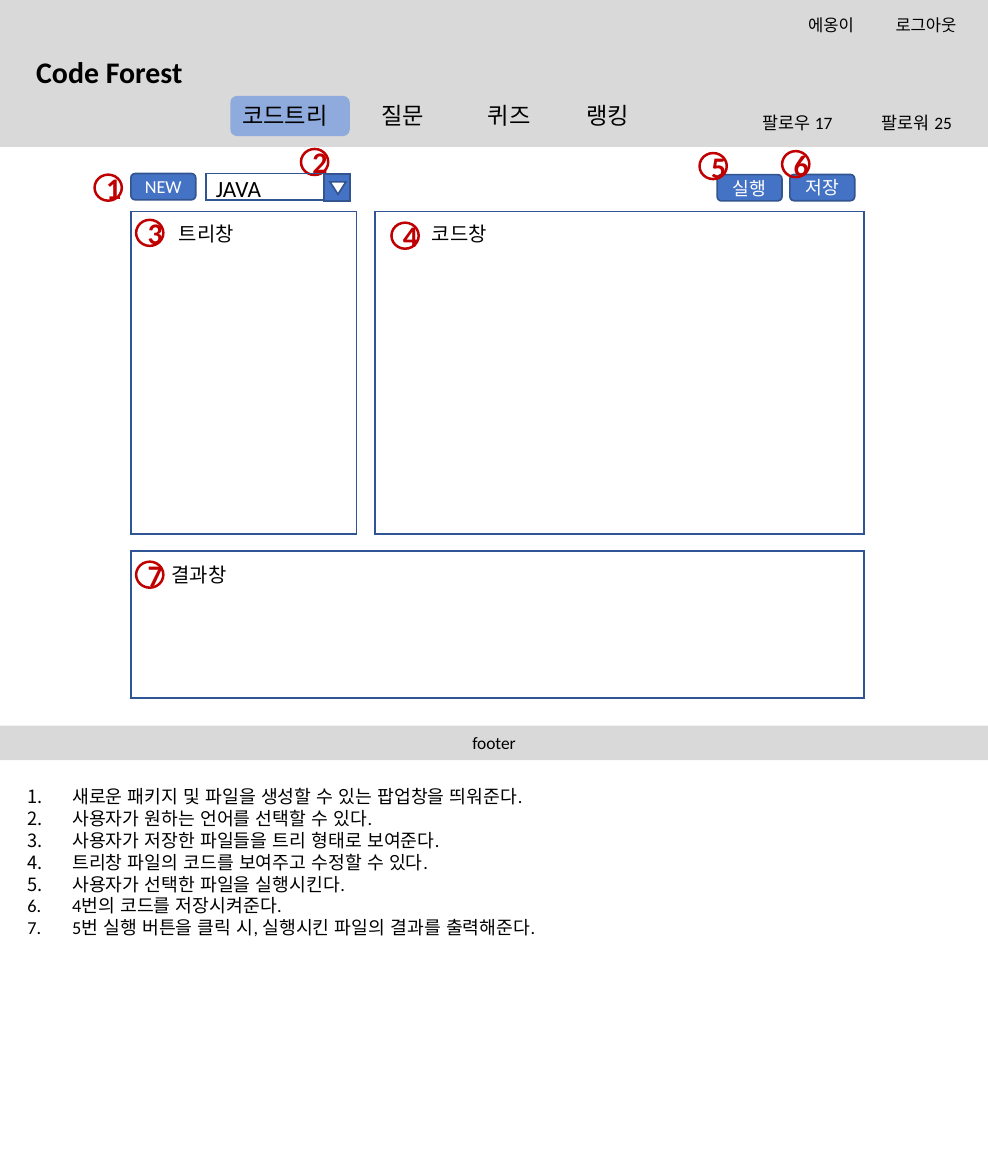
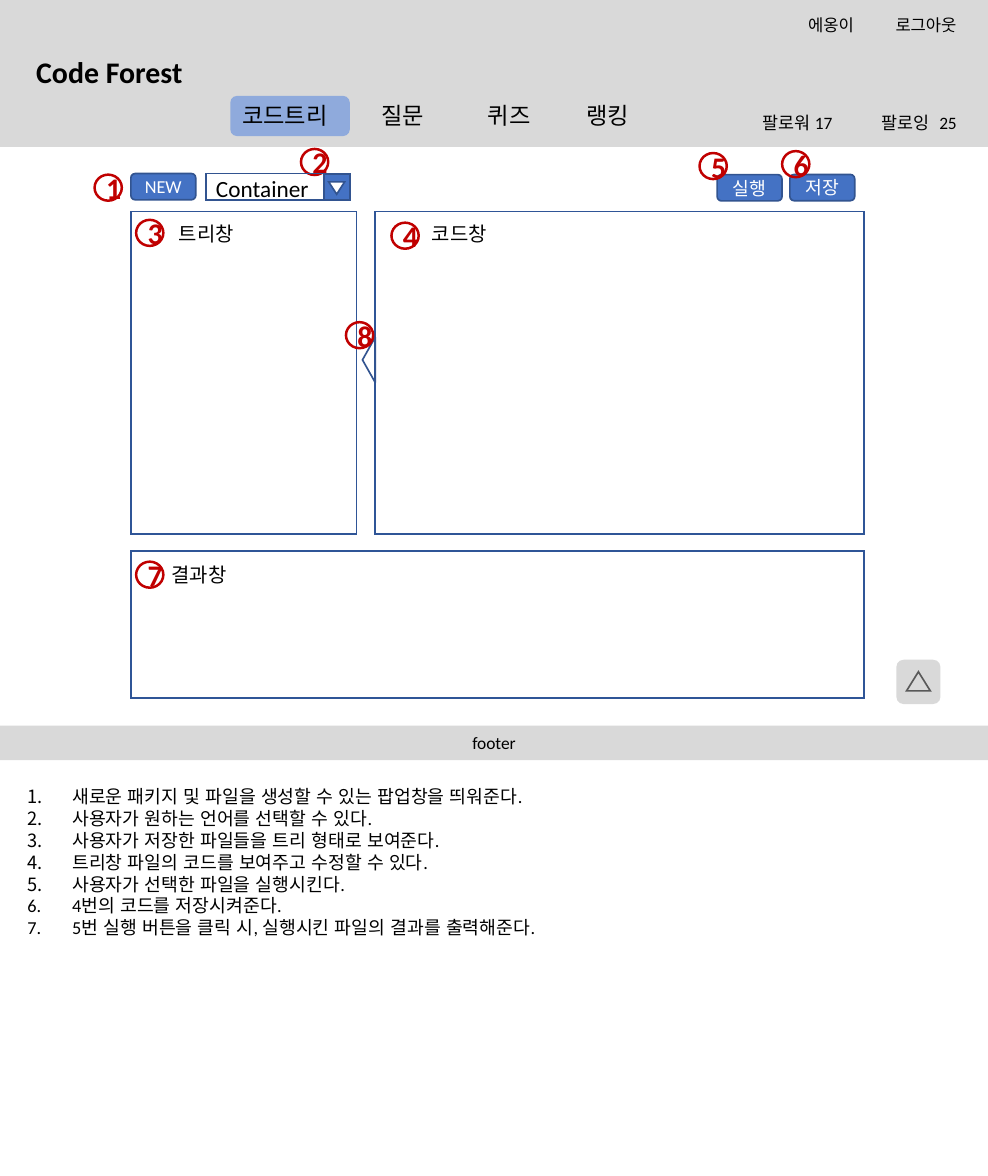
Before and after one commit to btcdd/document, a slide deck: slide 9 of 스토리보드.pptx (slide 2 before the commit). Drawn at 988x1176 pixels with LibreOffice and Linux fonts; fonts in the diff are those of the drawing; background and template pictures are left out. Boxes give left, top, right and bottom in pixels: in the first picture for what was removed or moved away, otherwise in the second. Text is boxed around its words. In the diff, an @@ line names an element or a change of style, - is before the commit and + after.

```diff
--- a/스토리보드.pptx
+++ b/스토리보드.pptx
@@ text at <box>762,114,957,131</box>: text changed @@
-팔로우 17 팔로워 25
+팔로워 17 팔로잉 25
@@ text removed at <box>216,182,261,201</box> @@
-JAVA
@@ text added at <box>216,181,309,201</box>, 14 pt, text #000000 @@
+Container
@@ ellipse added at <box>345,323,373,349</box>, outline #C00000 1.5 pt, 18 pt, text #C00000, bold @@
+8
@@ triangle added at <box>363,337,376,383</box>, outline #325491 1 pt @@
@@ rounded rectangle added at <box>896,659,940,704</box>, fill #D9D9D9 @@
@@ triangle added at <box>907,671,931,691</box>, outline #595959 1 pt @@
```
Also in this commit, not shown: 10 other slides changed, 21 slides added, 2 slides removed.
